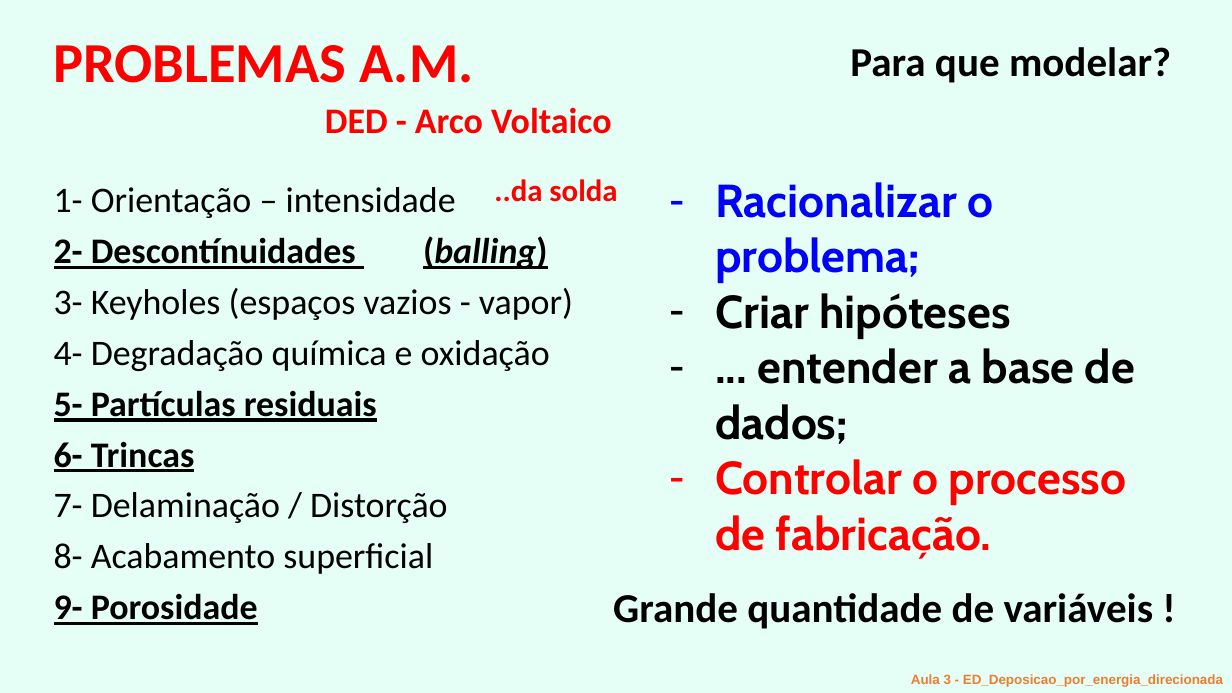
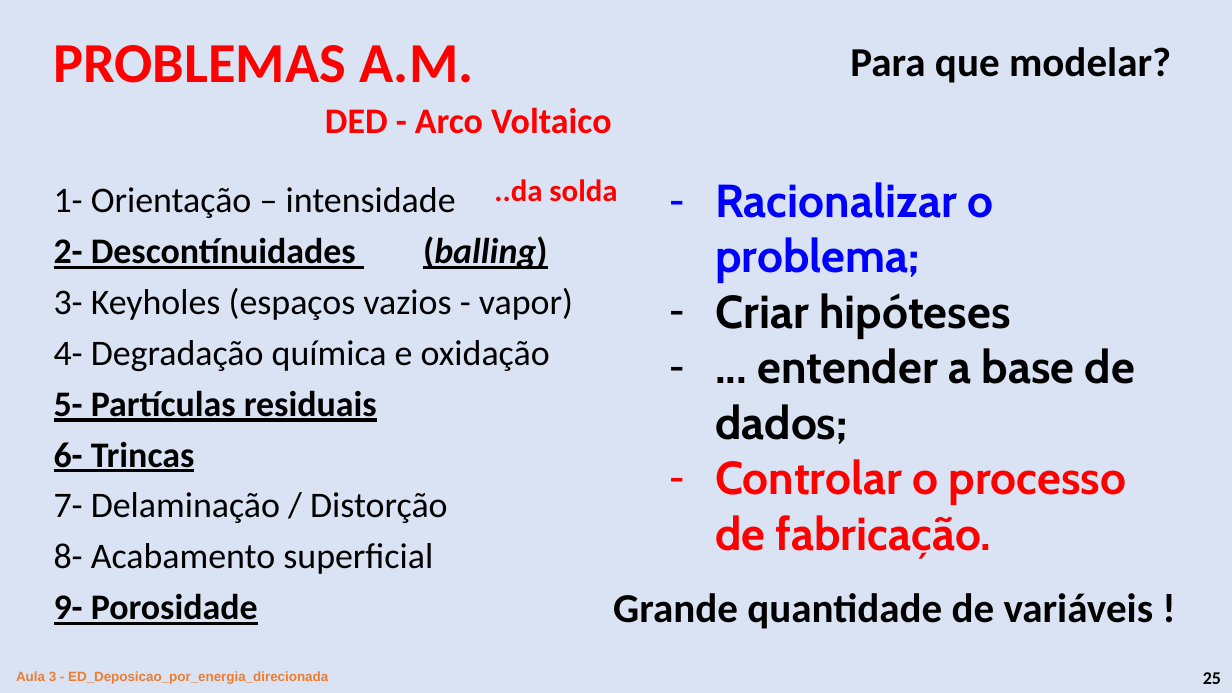
Before and after one commit to grossiRM/AM_FEG, a slide deck: slide 13 of Plano_V02_iii_AM_FEG/d_Topicos Especiais - Introducao a Manufatura Aditiva para Metais.pptx (slide 3 before the commit). Drawn at 1232x693 pixels with LibreOffice and Linux fonts; fonts in the diff are those of the drawing. Boxes give left, top, right and bottom in pixels: in the first picture for what was removed or moved away, otherwise in the second. Text is boxed around its words. In the diff, an @@ line names an element or a change of style, - is before the commit and + after.

```diff
--- a/Plano_V02_iii_AM_FEG/d_Topicos Especiais - Introducao a Manufatura Aditiva para Metais.pptx
+++ b/Plano_V02_iii_AM_FEG/d_Topicos Especiais - Introducao a Manufatura Aditiva para Metais.pptx
@@ rectangle at (0,0,1232,693): fill #E5FFF6 to #DAE3F3 @@
@@ text "Aula 3 - ED_Deposicao_por_energia_direcionada": place and size @@
-text "Aula 3 - ED_Deposicao_por_energia_direcionada" at (911,674,1223,687)
+text "Aula 3 - ED_Deposicao_por_energia_direcionada" at (16,671,328,684)
@@ text "Aula 3 - ED_Deposicao_por_energia_direcionada" at (16,671,328,684): alignment right to left @@
@@ text added at (1203,672,1221,684), 14 pt, text #000000, bold @@
+25
```
Also in this commit, not shown: 23 other slides changed, 11 slides added, 8 other files.
